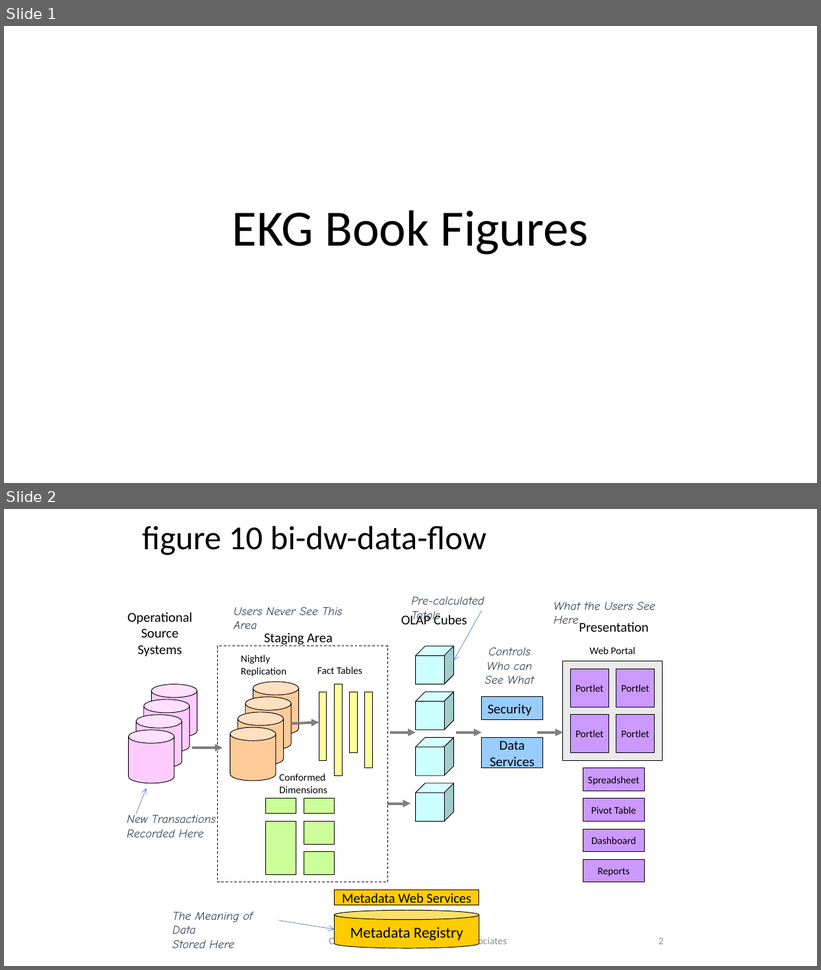
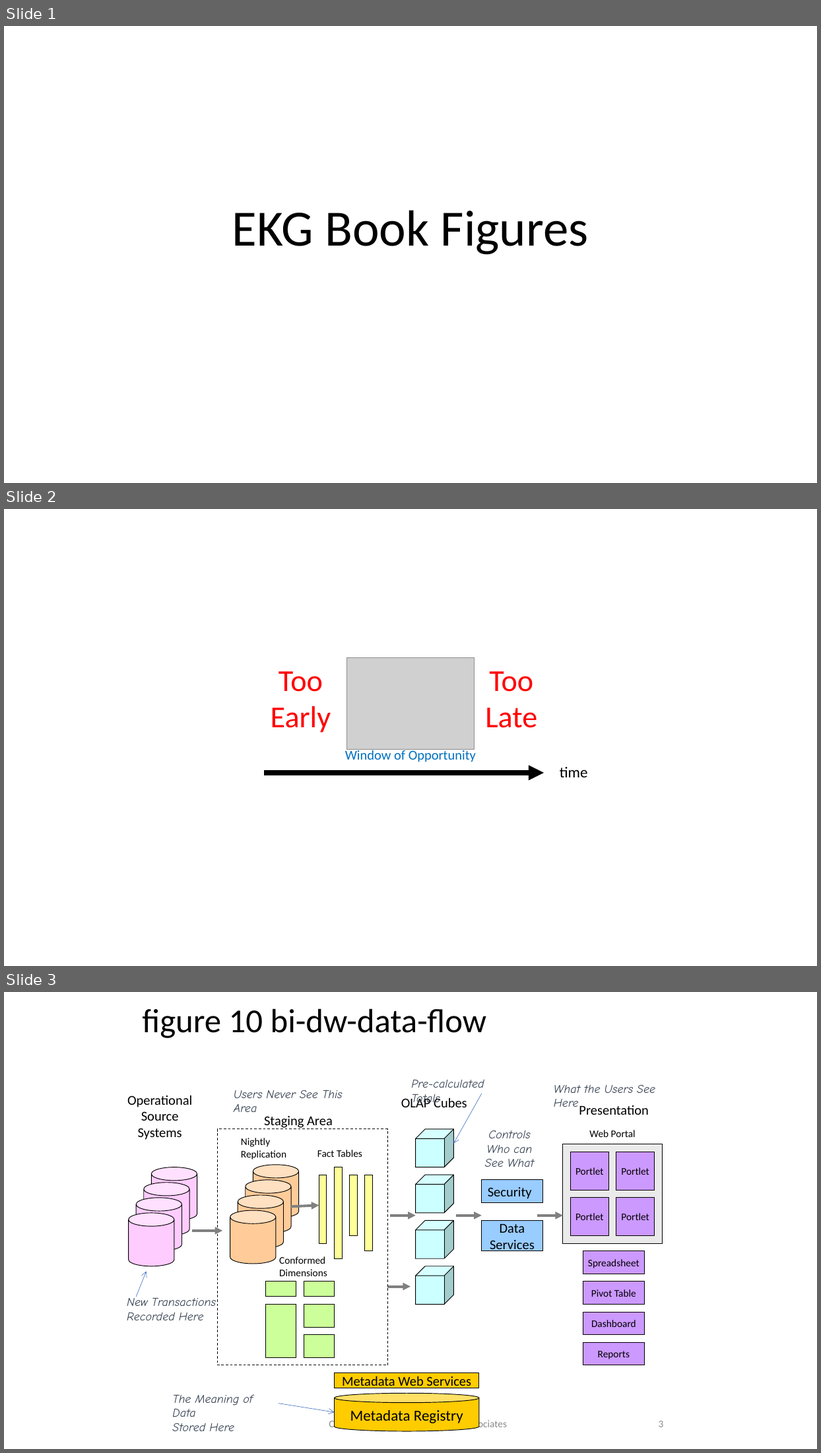
Before and after one commit to dmccreary/ekg-book, a slide deck: docs/presentations/ekg-book-figures.pptx. Shown one above the other, each under a label of ours: slides 1 and 2 before the commit, slides 1, 2 and 3 after it. The pictures are 821x970 and 821x1453 pixels, drawn with LibreOffice and Linux fonts; fonts in the diff are those of the drawing; grey boxes stand for pictures. Boxes give left, top, right and bottom in pixels: in the first picture for what was removed or moved away, otherwise in the second. Text is boxed around its words. In the diff, an @@ line names an element or a change of style, - is before the commit and + after.

```diff
--- a/docs/presentations/ekg-book-figures.pptx
+++ b/docs/presentations/ekg-book-figures.pptx
@@ slide 2 added at box(4, 509, 817, 966), background #FFFFFF @@
@@ picture added at box(347, 658, 474, 749) @@
@@ text added at box(271, 671, 331, 733), 36 pt, text #FF0000 @@
+Too
+Early
@@ text added at box(485, 671, 537, 728), 36 pt, text #FF0000 @@
+Too
+Late
@@ text added at box(345, 749, 476, 762), 16 pt, text #0070C0 @@
+Window of Opportunity
@@ arrow added from (264, 773) to (544, 773), #000000 6 pt @@
@@ text added at box(560, 767, 588, 778), 18 pt, text #000000 @@
+time
@@ what was slide 2 is now slide 3 @@
@@ page number at box(659, 1421, 664, 1428): text changed @@
-2
+3
```
Also in this commit, not shown: 1 other file.
